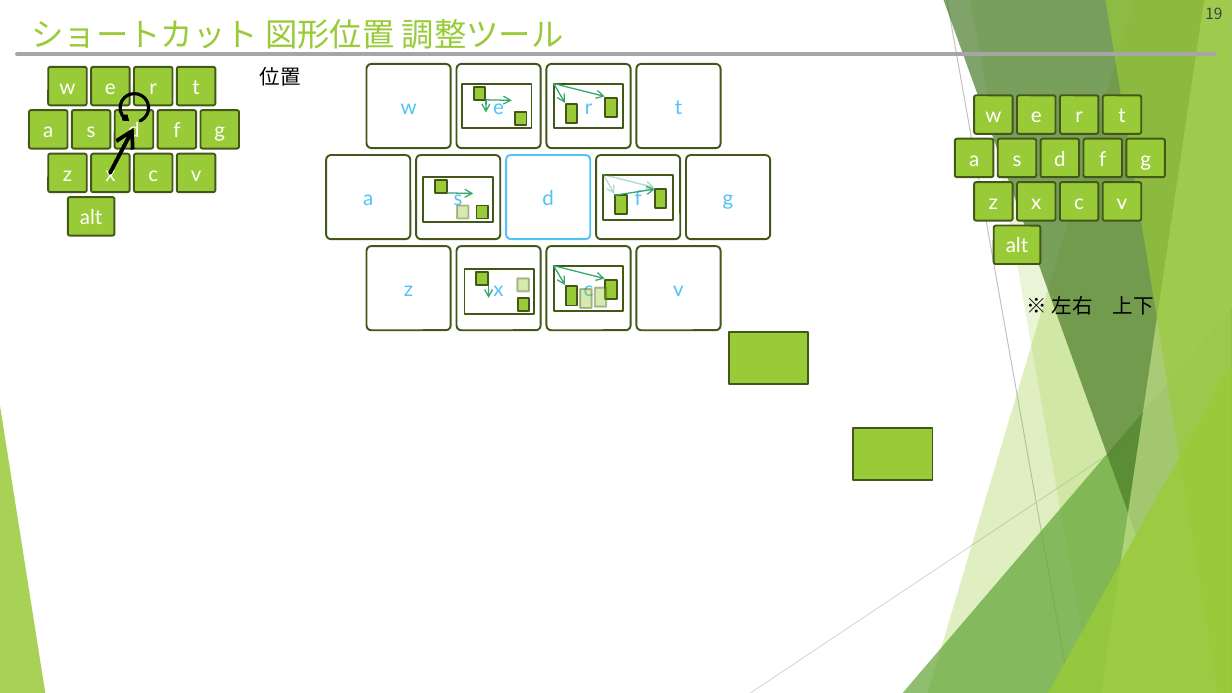
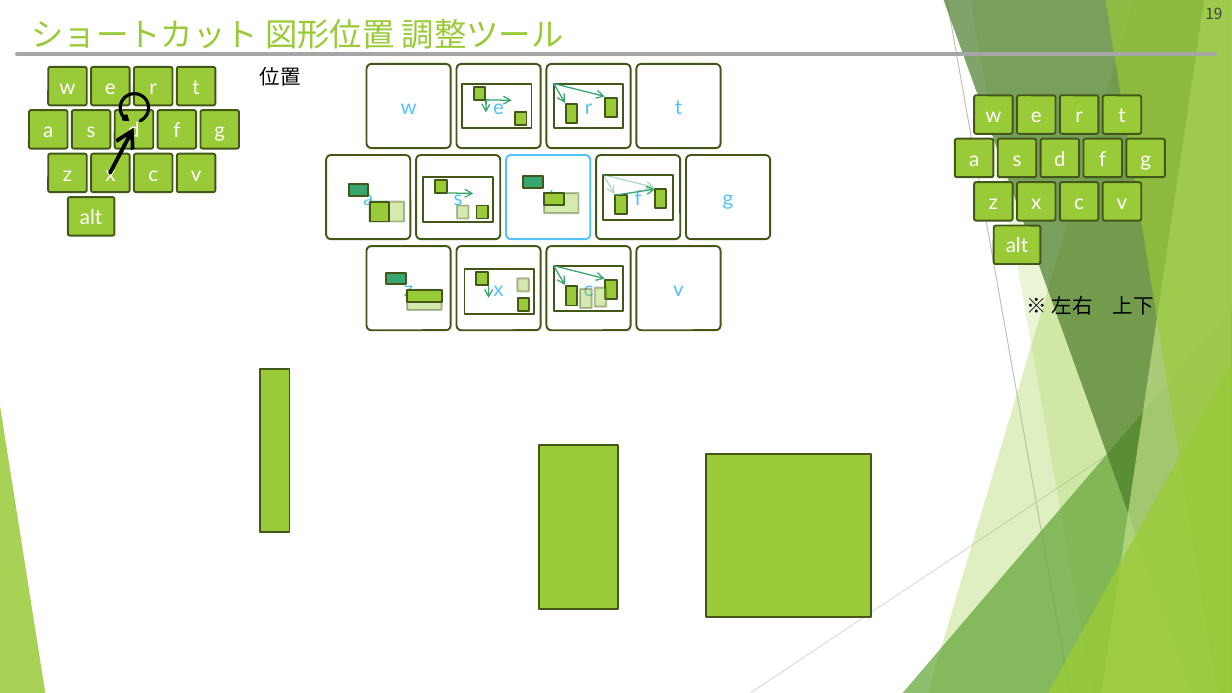
Before and after one commit to hitsuji-ga-u/pawapo, a slide deck: slide 19 of slide/customUI_debug.pptm. Drawn at 1232x693 pixels with LibreOffice and Linux fonts; fonts in the diff are those of the drawing. Boxes give left, top, right and bottom in pixels: in the first picture for what was removed or moved away, otherwise in the second. Text is boxed around its words. In the diff, an @@ line names an element or a change of style, - is before the commit and + after.

```diff
--- a/slide/customUI_debug.pptm
+++ b/slide/customUI_debug.pptm
@@ rectangle added at (523,176,543,188), fill #37A76F, outline #435919 1.5 pt @@
@@ rectangle added at (348,184,368,196), fill #37A76F, outline #435919 1.5 pt @@
@@ rectangle added at (370,201,404,222), fill #99CB38 at 40% opacity, outline #435919 1.5 pt @@
@@ rectangle added at (370,201,389,222), fill #99CB38, outline #435919 1.5 pt @@
@@ rectangle added at (544,193,579,213), fill #99CB38 at 40% opacity, outline #435919 1.5 pt @@
@@ rectangle added at (544,193,564,205), fill #99CB38, outline #435919 1.5 pt @@
@@ rectangle added at (386,273,406,285), fill #37A76F, outline #435919 1.5 pt @@
@@ rectangle added at (408,290,442,311), fill #99CB38 at 40% opacity, outline #435919 1.5 pt @@
@@ rectangle added at (408,290,442,302), fill #99CB38, outline #435919 1.5 pt @@
@@ rectangle: place and size @@
-rectangle at (853,428,933,480)
+rectangle at (260,369,289,532)
@@ rectangle: place and size @@
-rectangle at (729,332,809,384)
+rectangle at (539,445,618,609)
@@ rectangle added at (707,454,872,617), fill #99CB38, outline #435919 1.5 pt @@
```
Also in this commit, not shown: 5 other slides changed, 3 slides added, 1 slide removed, 2 other files.
